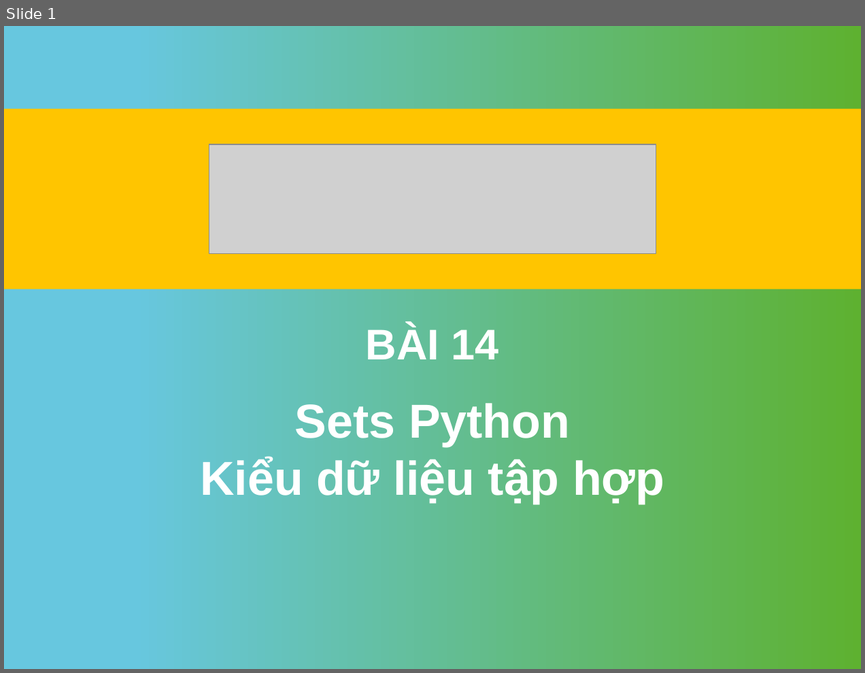
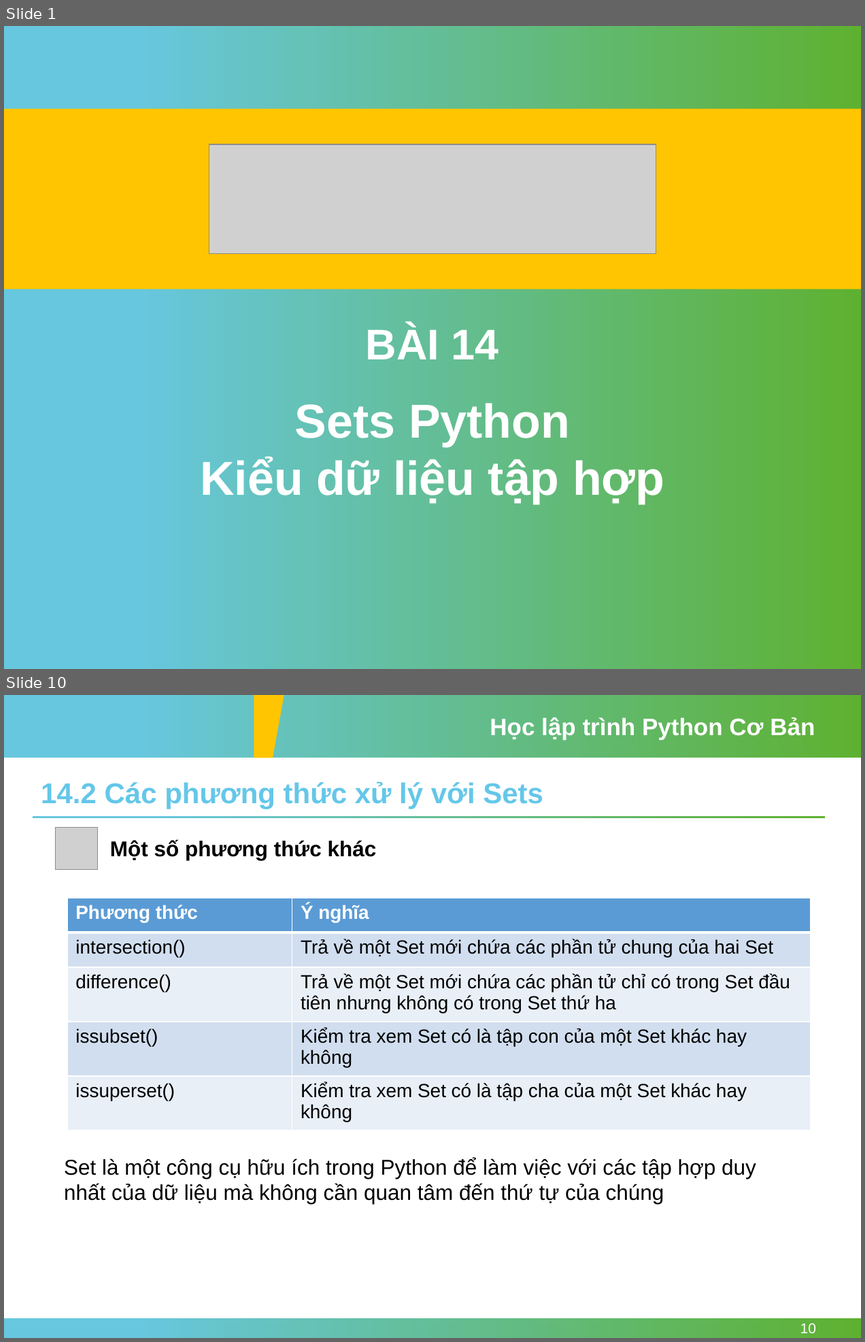
Before and after one commit to nhannn87dn/Learn-Python-Basic, a slide deck: Session-14-Sets/Session-14-Sets-Python.pptx. Shown one above the other, each under a label of ours: slide 1 before the commit, slides 1 and 10 after it; the slides between them are not shown. The pictures are 865x673 and 865x1342 pixels, drawn with LibreOffice and Linux fonts; fonts in the diff are those of the drawing; grey boxes stand for pictures; background and template pictures are left out. Boxes give left, top, right and bottom in pixels: in the first picture for what was removed or moved away, otherwise in the second. Text is boxed around its words. In the diff, an @@ line names an element or a change of style, - is before the commit and + after.

```diff
--- a/Session-14-Sets/Session-14-Sets-Python.pptx
+++ b/Session-14-Sets/Session-14-Sets-Python.pptx
@@ slide 10 added at [4,695,861,1338], background #FFFFFF @@
@@ rectangle added at [4,695,861,758], fill gradient #67C7DF to #5EB130 @@
@@ freeform shape added at [254,695,284,758], fill #FFC500 @@
@@ text added at [490,717,815,740], 20 pt, text #FFFFFF, bold @@
+Học lập trình Python Cơ Bản
@@ text added at [41,781,543,809], 24 pt, text #64C7E9, bold @@
+14.2 Các phương thức xử lý với Sets
@@ rectangle added at [33,816,825,818], fill gradient #67C7DF to #5EB130 @@
@@ picture added at [56,827,97,869] @@
@@ text added at [110,839,377,860], 18 pt, text #000000, bold @@
+Một số phương thức khác
@@ table added at [67,897,810,1130], 5 rows, 2 columns @@
+Phương thức | Ý nghĩa
+intersection() | Trả về một Set mới chứa các phần tử chung của hai Set
+difference() | Trả về một Set mới chứa các phần tử chỉ có trong Set đầu tiên nhưng không có trong Set thứ ha
+issubset() | Kiểm tra xem Set có là tập con của một Set khác hay không
+issuperset() | Kiểm tra xem Set có là tập cha của một Set khác hay không
@@ text added at [64,1157,756,1204], 18 pt, text #000000 @@
+Set là một công cụ hữu ích trong Python để làm việc với các tập hợp duy nhất của dữ liệu mà không cần quan tâm đến thứ tự của chúng
@@ rectangle added at [4,1318,861,1338], fill gradient #67C7DF to #5EB130 @@
@@ page number added at [800,1323,816,1333], 12 pt, text #FFFFFF @@
+10
```
Also in this commit, not shown: 3 slides changed, 6 other slides added, 17 slides removed, 11 other files.
